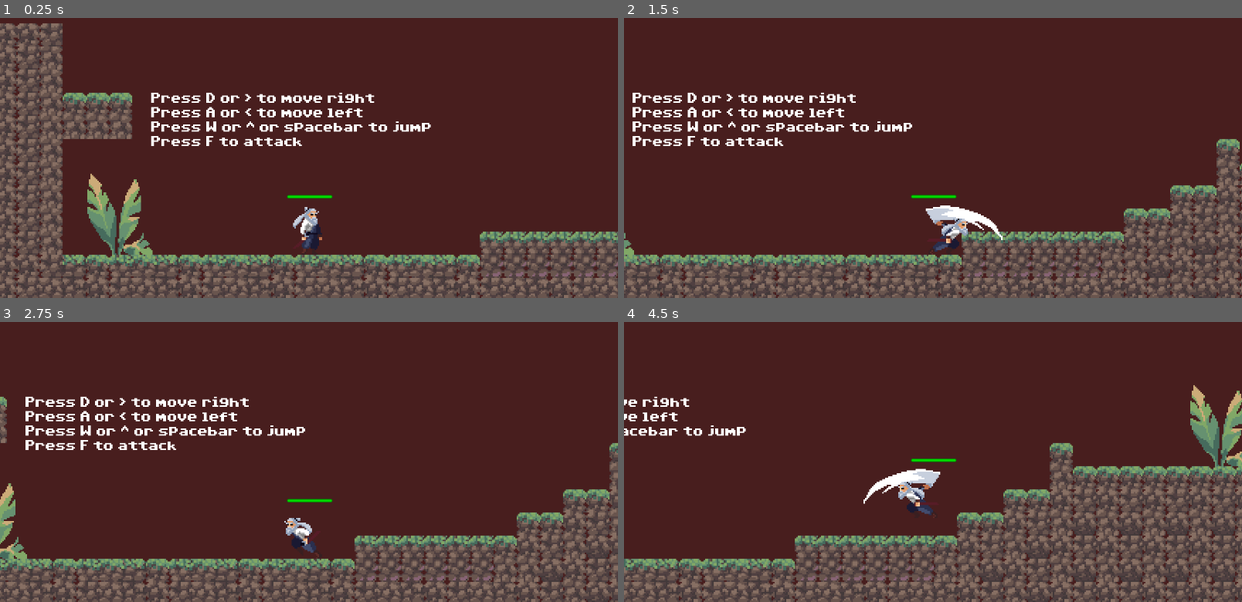
Above: before the commit, frames 1-4 (two rows, left to right).
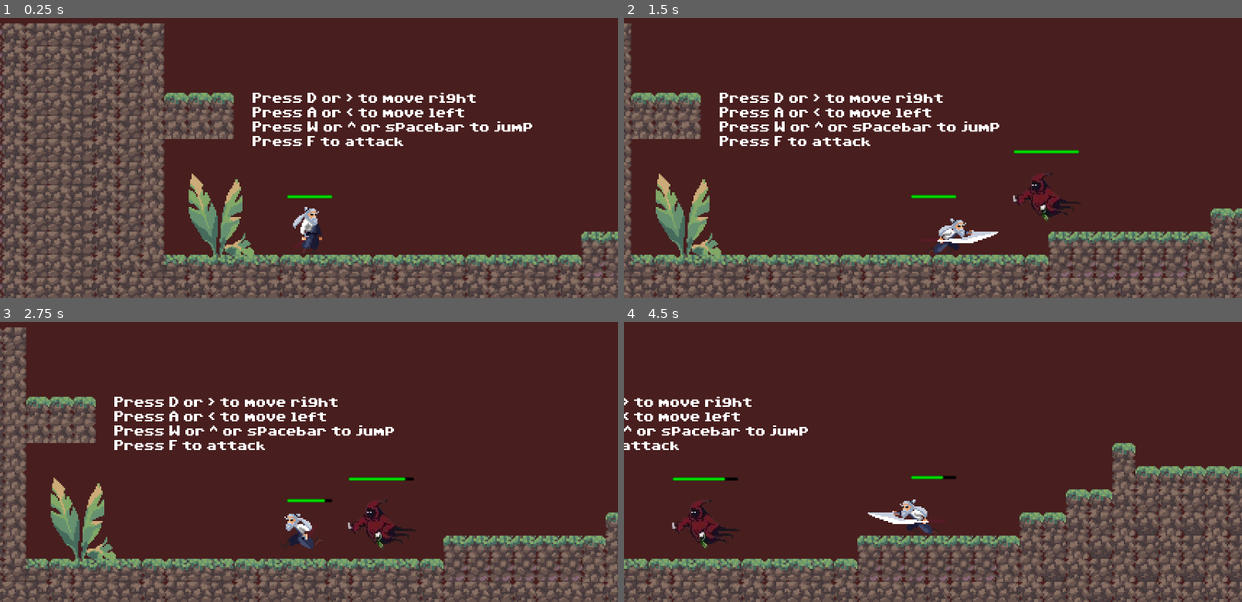
Above: after the commit, the same moments.

Repository: CarlesRa/shadow-of-happiness
Game: Godot game, scene res://scenes/levels/level01/level_01_world.tscn
The game is run twice, just before and just after one commit, with the same random seed, the same clock (stepped at 60 frames per second) and the same inputs. This scene is started directly instead of the project's main scene.
Inputs:
- Up to frame 1 (0.25 s): no input
- Up to frame 2 (1.5 s): tap D at 0.5, 1.25 s; hold Right (move_right) from 0.53 s (still down); tap F (attack) at 0.6, 1.35 s; tap Space (jump) at 0.77 s
- Up to frame 3 (2.75 s): tap Space (jump) at 1.52 s; tap D at 2 s; release Right (move_right) at 2.03 s; hold Left (move_left) from 2.03 s (still down); tap F (attack) at 2.1 s
- Up to frame 4 (4.5 s): tap D at 2.75, 3.5, 4.25 s; release Left (move_left) at 2.78 s; hold Right (move_right) 2.78-4.28 s; tap F (attack) at 2.85, 3.6, 4.35 s; tap Space (jump) at 3.02, 3.77 s; hold Left (move_left) from 4.28 s (still down)

The runs differ from the first frame. In frame 1, 33% of the frame differs, in the area x 0-100%, y 1-100%; in frame 2, 24%; in frame 3, 24%; in frame 4, 26%.

Commit message:
adjust player attack animation and create enemy wizard

Diff:
--- a/scenes/characters/player.tscn
+++ b/scenes/characters/player.tscn
@@ -118,9 +118,9 @@
 "duration": 1.0,
 "texture": SubResource("AtlasTexture_a0os8")
 }],
-"loop": true,
+"loop": false,
 "name": &"attack",
-"speed": 20.0
+"speed": 11.0
 }, {
 "frames": [{
 "duration": 1.0,
@@ -212,7 +212,7 @@
 
 [node name="AnimatedSprite2D" type="AnimatedSprite2D" parent="."]
 sprite_frames = SubResource("SpriteFrames_6ug06")
-animation = &"idle"
+animation = &"attack"
 autoplay = "idle"
 
 [node name="PlayerCollision" type="CollisionShape2D" parent="."]
@@ -265,6 +265,7 @@
 shape = SubResource("RectangleShape2D_eprg2")
 debug_color = Color(0.630473, 0.497089, 0.50358, 0.42)
 
+[connection signal="animation_finished" from="AnimatedSprite2D" to="." method="_on_animated_sprite_2d_animation_finished"]
 [connection signal="animation_looped" from="AnimatedSprite2D" to="." method="_on_animated_sprite_2d_animation_looped"]
 [connection signal="frame_changed" from="AnimatedSprite2D" to="." method="_on_animated_sprite_2d_frame_changed"]
 [connection signal="body_entered" from="AttackAreaRight" to="." method="_on_attack_area_right_body_entered"]
--- a/scenes/characters/slime.tscn
+++ b/scenes/characters/slime.tscn
@@ -109,7 +109,7 @@
 }],
 "loop": true,
 "name": &"attack",
-"speed": 8.0
+"speed": 15.0
 }, {
 "frames": [{
 "duration": 1.0,
@@ -182,7 +182,7 @@
 }]
 
 [sub_resource type="RectangleShape2D" id="RectangleShape2D_8yvdp"]
-size = Vector2(25, 13)
+size = Vector2(25, 3)
 
 [sub_resource type="RectangleShape2D" id="RectangleShape2D_btqmq"]
 size = Vector2(28, 11)
@@ -199,12 +199,10 @@
 
 [node name="SlimeAnimation" type="AnimatedSprite2D" parent="."]
 sprite_frames = SubResource("SpriteFrames_gmxy7")
-animation = &"hurt"
-frame = 2
-frame_progress = 0.484065
+animation = &"attack"
 
 [node name="CollisionShape2D" type="CollisionShape2D" parent="."]
-position = Vector2(0.5, 4.5)
+position = Vector2(0.5, 9.5)
 shape = SubResource("RectangleShape2D_8yvdp")
 
 [node name="PlayerDetectArea" type="Area2D" parent="."]
@@ -227,5 +225,5 @@
 bus = &"Slime"
 
 [connection signal="animation_looped" from="SlimeAnimation" to="." method="_on_animation_looped"]
-[connection signal="body_entered" from="PlayerDetectArea" to="." method="_on_area_2d_body_entered"]
+[connection signal="body_entered" from="PlayerDetectArea" to="." method="_on_player_detect_area_body_entered"]
 [connection signal="body_exited" from="PlayerDetectArea" to="." method="_on_player_detect_area_body_exited"]
--- /dev/null
+++ b/scenes/characters/wizard.tscn
@@ -0,0 +1,241 @@
+[gd_scene load_steps=31 format=3 uid="uid://s3xrwlqggblk"]
+
+[ext_resource type="Script" path="res://scripts/enemies/wizard.gd" id="1_mxugb"]
+[ext_resource type="Texture2D" uid="uid://brk00n5ffhyub" path="res://assets/characters/wizard/wizard_death-removebg-preview.png" id="3_qoyl6"]
+[ext_resource type="Texture2D" uid="uid://mdg4akww6s6n" path="res://assets/characters/wizard/wizard_fly_forward-removebg-preview (1).png" id="4_3fib5"]
+[ext_resource type="PackedScene" uid="uid://cwxi1d6lr4gbe" path="res://scenes/ui/life_bar.tscn" id="4_qgw7n"]
+
+[sub_resource type="AtlasTexture" id="AtlasTexture_81wfk"]
+atlas = ExtResource("4_3fib5")
+region = Rect2(0, 0, 80, 80)
+
+[sub_resource type="AtlasTexture" id="AtlasTexture_4vloq"]
+atlas = ExtResource("4_3fib5")
+region = Rect2(80, 0, 80, 80)
+
+[sub_resource type="AtlasTexture" id="AtlasTexture_aobj2"]
+atlas = ExtResource("4_3fib5")
+region = Rect2(160, 0, 80, 80)
+
+[sub_resource type="AtlasTexture" id="AtlasTexture_lblne"]
+atlas = ExtResource("4_3fib5")
+region = Rect2(240, 0, 80, 80)
+
+[sub_resource type="AtlasTexture" id="AtlasTexture_0vity"]
+atlas = ExtResource("4_3fib5")
+region = Rect2(320, 0, 80, 80)
+
+[sub_resource type="AtlasTexture" id="AtlasTexture_61fax"]
+atlas = ExtResource("4_3fib5")
+region = Rect2(400, 0, 80, 80)
+
+[sub_resource type="AtlasTexture" id="AtlasTexture_ph6lb"]
+atlas = ExtResource("3_qoyl6")
+region = Rect2(0, 0, 80, 80)
+
+[sub_resource type="AtlasTexture" id="AtlasTexture_i21ij"]
+atlas = ExtResource("3_qoyl6")
+region = Rect2(80, 0, 80, 80)
+
+[sub_resource type="AtlasTexture" id="AtlasTexture_1quxf"]
+atlas = ExtResource("3_qoyl6")
+region = Rect2(160, 0, 80, 80)
+
+[sub_resource type="AtlasTexture" id="AtlasTexture_nhtxq"]
+atlas = ExtResource("3_qoyl6")
+region = Rect2(240, 0, 80, 80)
+
+[sub_resource type="AtlasTexture" id="AtlasTexture_drx7k"]
+atlas = ExtResource("3_qoyl6")
+region = Rect2(320, 0, 80, 80)
+
+[sub_resource type="AtlasTexture" id="AtlasTexture_albei"]
+atlas = ExtResource("3_qoyl6")
+region = Rect2(400, 0, 80, 80)
+
+[sub_resource type="AtlasTexture" id="AtlasTexture_1ju8x"]
+atlas = ExtResource("3_qoyl6")
+region = Rect2(480, 0, 80, 80)
+
+[sub_resource type="AtlasTexture" id="AtlasTexture_5uhka"]
+atlas = ExtResource("3_qoyl6")
+region = Rect2(560, 0, 80, 80)
+
+[sub_resource type="AtlasTexture" id="AtlasTexture_aioxk"]
+atlas = ExtResource("3_qoyl6")
+region = Rect2(640, 0, 80, 80)
+
+[sub_resource type="AtlasTexture" id="AtlasTexture_6h6ty"]
+atlas = ExtResource("3_qoyl6")
+region = Rect2(720, 0, 80, 80)
+
+[sub_resource type="AtlasTexture" id="AtlasTexture_v7vf3"]
+atlas = ExtResource("3_qoyl6")
+region = Rect2(0, 0, 80, 80)
+
+[sub_resource type="AtlasTexture" id="AtlasTexture_h7d3i"]
+atlas = ExtResource("3_qoyl6")
+region = Rect2(80, 0, 80, 80)
+
+[sub_resource type="AtlasTexture" id="AtlasTexture_6w3tx"]
+atlas = ExtResource("3_qoyl6")
+region = Rect2(160, 0, 80, 80)
+
+[sub_resource type="AtlasTexture" id="AtlasTexture_jfgwb"]
+atlas = ExtResource("3_qoyl6")
+region = Rect2(240, 0, 80, 80)
+
+[sub_resource type="AtlasTexture" id="AtlasTexture_3thv8"]
+atlas = ExtResource("4_3fib5")
+region = Rect2(240, 0, 80, 80)
+
+[sub_resource type="AtlasTexture" id="AtlasTexture_eyld2"]
+atlas = ExtResource("4_3fib5")
+region = Rect2(320, 0, 80, 80)
+
+[sub_resource type="AtlasTexture" id="AtlasTexture_m2bme"]
+atlas = ExtResource("4_3fib5")
+region = Rect2(400, 0, 80, 80)
+
+[sub_resource type="SpriteFrames" id="SpriteFrames_8ttyn"]
+animations = [{
+"frames": [{
+"duration": 1.0,
+"texture": SubResource("AtlasTexture_81wfk")
+}, {
+"duration": 1.0,
+"texture": SubResource("AtlasTexture_4vloq")
+}, {
+"duration": 1.0,
+"texture": SubResource("AtlasTexture_aobj2")
+}, {
+"duration": 1.0,
+"texture": SubResource("AtlasTexture_lblne")
+}, {
+"duration": 1.0,
+"texture": SubResource("AtlasTexture_0vity")
+}, {
+"duration": 1.0,
+"texture": SubResource("AtlasTexture_61fax")
+}],
+"loop": true,
+"name": &"attack",
+"speed": 18.0
+}, {
+"frames": [{
+"duration": 1.0,
+"texture": SubResource("AtlasTexture_ph6lb")
+}, {
+"duration": 1.0,
+"texture": SubResource("AtlasTexture_i21ij")
+}, {
+"duration": 1.0,
+"texture": SubResource("AtlasTexture_1quxf")
+}, {
+"duration": 1.0,
+"texture": SubResource("AtlasTexture_nhtxq")
+}, {
+"duration": 1.0,
+"texture": SubResource("AtlasTexture_drx7k")
+}, {
+"duration": 1.0,
+"texture": SubResource("AtlasTexture_albei")
+}, {
+"duration": 1.0,
+"texture": SubResource("AtlasTexture_1ju8x")
+}, {
+"duration": 1.0,
+"texture": SubResource("AtlasTexture_5uhka")
+}, {
+"duration": 1.0,
+"texture": SubResource("AtlasTexture_aioxk")
+}, {
+"duration": 1.0,
+"texture": SubResource("AtlasTexture_6h6ty")
+}],
+"loop": true,
+"name": &"death",
+"speed": 6.0
+}, {
+"frames": [{
+"duration": 1.0,
+"texture": SubResource("AtlasTexture_v7vf3")
+}, {
+"duration": 1.0,
+"texture": SubResource("AtlasTexture_h7d3i")
+}, {
+"duration": 1.0,
+"texture": SubResource("AtlasTexture_6w3tx")
+}, {
+"duration": 1.0,
+"texture": SubResource("AtlasTexture_jfgwb")
+}],
+"loop": true,
+"name": &"hurt",
+"speed": 15.0
+}, {
+"frames": [{
+"duration": 1.0,
+"texture": SubResource("AtlasTexture_3thv8")
+}, {
+"duration": 1.0,
+"texture": SubResource("AtlasTexture_eyld2")
+}, {
+"duration": 1.0,
+"texture": SubResource("AtlasTexture_m2bme")
+}],
+"loop": true,
+"name": &"walk",
+"speed": 5.0
+}]
+
+[sub_resource type="RectangleShape2D" id="RectangleShape2D_x4j2t"]
+size = Vector2(45, 21)
+
+[sub_resource type="RectangleShape2D" id="RectangleShape2D_tr6cw"]
+size = Vector2(51, 45)
+
+[node name="Wizard" type="CharacterBody2D"]
+collision_layer = 0
+collision_mask = 0
+script = ExtResource("1_mxugb")
+
+[node name="WizardAnimation" type="AnimatedSprite2D" parent="."]
+position = Vector2(6, -7.25)
+scale = Vector2(0.65, 0.83125)
+sprite_frames = SubResource("SpriteFrames_8ttyn")
+animation = &"attack"
+flip_h = true
+
+[node name="LifeBar" parent="." instance=ExtResource("4_qgw7n")]
+offset_left = -17.0
+offset_top = -40.0
+offset_right = 28.0
+offset_bottom = -38.0
+max_value = 150.0
+value = 150.0
+
+[node name="CollisionShape2D" type="CollisionShape2D" parent="."]
+position = Vector2(6.5, 5.5)
+shape = SubResource("RectangleShape2D_x4j2t")
+
+[node name="RayCastLeft" type="RayCast2D" parent="."]
+target_position = Vector2(-49, 13)
+
+[node name="RayCastRight" type="RayCast2D" parent="."]
+target_position = Vector2(45, 12)
+
+[node name="AudioPlayer" type="AudioStreamPlayer2D" parent="."]
+
+[node name="PlayerDetectArea" type="Area2D" parent="."]
+collision_layer = 8
+collision_mask = 2
+
+[node name="CollisionShape2D" type="CollisionShape2D" parent="PlayerDetectArea"]
+position = Vector2(7.5, -6.5)
+shape = SubResource("RectangleShape2D_tr6cw")
+debug_color = Color(0.836483, 0.339239, 0.492297, 0.42)
+
+[connection signal="animation_looped" from="WizardAnimation" to="." method="_on_animation_looped"]
+[connection signal="body_entered" from="PlayerDetectArea" to="." method="_on_player_detect_area_body_entered"]
+[connection signal="body_exited" from="PlayerDetectArea" to="." method="_on_player_detect_area_body_exited"]
--- a/scenes/levels/level01/level_01_world.tscn
+++ b/scenes/levels/level01/level_01_world.tscn
@@ -6,6 +6,7 @@
 [ext_resource type="Texture2D" uid="uid://b7ipb055rw3nj" path="res://assets/sprites/Green Tile V1.1.png" id="2_yrxbx"]
 [ext_resource type="PackedScene" uid="uid://ckd3v1rplba1l" path="res://scenes/global/killzone.tscn" id="5_iev21"]
 [ext_resource type="PackedScene" uid="uid://kajmyt65jy1x" path="res://scenes/characters/slime.tscn" id="5_tvepu"]
+[ext_resource type="PackedScene" uid="uid://s3xrwlqggblk" path="res://scenes/characters/wizard.tscn" id="6_c34da"]
 [ext_resource type="FontFile" uid="uid://dleqlbke7wkm2" path="res://assets/fonts/c-64.ttf" id="7_wt5dd"]
 
 [sub_resource type="TileSetAtlasSource" id="TileSetAtlasSource_d52qs"]
@@ -133,7 +134,7 @@
 tile_set = SubResource("TileSet_vsie0")
 
 [node name="Player" parent="." instance=ExtResource("2_eem7t")]
-position = Vector2(-231, -33)
+position = Vector2(-301, -34)
 
 [node name="Enemies" type="Node" parent="."]
 
@@ -147,6 +148,12 @@
 
 [node name="Slime3" parent="Enemies" instance=ExtResource("5_tvepu")]
 position = Vector2(388, -74)
+collision_mask = 3
+
+[node name="Wizard" parent="Enemies" instance=ExtResource("6_c34da")]
+position = Vector2(-29, -48)
+disable_mode = 1
+collision_layer = 8
 collision_mask = 3
 
 [node name="Killzone" parent="." instance=ExtResource("5_iev21")]
--- a/scripts/enemies/enemy_base.gd
+++ b/scripts/enemies/enemy_base.gd
@@ -3,13 +3,13 @@
 @export var player_detected = false
 @export var is_death = false
 @export var direction = -1
-@export var attack_amount: int
-@export var speed: int
-
+@export var attack_amount: float
+@export var speed: float
 @export var sfx_walk: Resource
 @export var sfx_attack: Resource
 @export var sfx_attacked: Resource
 
+var flaying_enemy: bool = false
 var animation: AnimatedSprite2D
 var ray_cast_left: RayCast2D
 var ray_cast_right: RayCast2D
@@ -22,12 +22,11 @@
 
 func _physics_process(delta: float) -> void:
 	handle_gravity(delta)
-	if is_death: return
 	handle_direction()
 	move_and_slide()
 
 func handle_gravity(delta: float) -> void:
-	if not is_on_floor():
+	if not is_on_floor() and not flaying_enemy:
 		velocity += get_gravity() * delta
 
 func handle_direction() -> void:
@@ -39,7 +38,7 @@
 	velocity.x = direction * speed
 	animation.flip_h = direction > 0
 
-func _on_area_2d_body_entered(body: Node2D) -> void:
+func _on_player_detect_area_body_entered(body: Node2D) -> void:
 	if body.name == Consts.PLAYER:
 		player_detected = true
 		attack()
@@ -67,21 +66,25 @@
 		die()
 
 func walk() -> void:
+	if is_death: return
 	animation.play(Consts.ANIMATION_WALK)
 	AudioUtil.load_sfx(audio_player, sfx_walk)
 	audio_player.play()
 
 func attack() -> void:
+	if is_death: return
 	animation.play(Consts.ANIMATION_ATTACK)
 	AudioUtil.load_sfx(audio_player, sfx_attack)
 	audio_player.play()
 
 func attacked() -> void:
+	if is_death: return
 	animation.play(Consts.ANIMATION_HURT)
 	AudioUtil.load_sfx(audio_player, sfx_attacked)
 	audio_player.play()
 
 func die() -> void:
+	direction = 0
 	animation.play(Consts.ANIMATION_DEATH)
 
 func enable_audio() -> void:
--- /dev/null
+++ b/scripts/enemies/wizard.gd
@@ -0,0 +1,14 @@
+extends "res://scripts/enemies/enemy_base.gd"
+
+func _ready() -> void:
+	animation = $WizardAnimation
+	ray_cast_left = $RayCastLeft
+	ray_cast_right = $RayCastRight
+	audio_player = $AudioPlayer
+	life_bar = $LifeBar
+	attack_amount = 15
+	speed = 60.0
+	sfx_walk = preload("res://audio/sfx/slime_run_sfx.wav")
+	sfx_attack = preload("res://audio/sfx/slime_bite.wav")
+	sfx_attacked = preload("res://audio/sfx/enemie_attacked_01.wav")
+	super()
--- a/scripts/player/player.gd
+++ b/scripts/player/player.gd
@@ -1,10 +1,9 @@
 extends CharacterBody2D
 
-const SPEED = 100.0
+const SPEED = 110.0
 const JUMP_VELOCITY = -300.0
 const START_POSITION = Vector2()
 const SIGNAL_ATTACK_PLAYER = "attack_player"
-
 var is_attacking: bool = false
 var sfx_sword: AudioStream = load("res://audio/sfx/sword_sfx.wav")
 var sfx_run: AudioStream = load("res://audio/sfx/running_sfx.wav")
@@ -75,12 +74,12 @@
 	if Input.is_action_just_pressed(Consts.ANIMATION_JUMP) and is_on_floor():
 		velocity.y = JUMP_VELOCITY
 
-func _on_animated_sprite_2d_animation_looped() -> void:
+func _on_animated_sprite_2d_animation_finished() -> void:
 	if animated_sprite.animation == Consts.ANIMATION_ATTACK:
-		is_attacking = false
+		animated_sprite.play(Consts.ANIMATION_IDLE)
 		attack_collision_right.disabled = true
 		attack_collision_left.disabled = true
-		animated_sprite.play(Consts.ANIMATION_IDLE)
+		is_attacking = false
 
 func _on_animated_sprite_2d_frame_changed() -> void:
 	if (animated_sprite.animation != Consts.ANIMATION_RUN): return
Binary file removed: assets/characters/wizard/wizard attack.png
Binary file removed: assets/characters/wizard/wizard death.png
Binary file removed: assets/characters/wizard/wizard fly forward.png
Binary file removed: assets/characters/wizard/wizard idle.png
Not shown, removed: assets/characters/wizard/wizard idle.png.import
Binary file added: assets/characters/wizard/wizard_attack-removebg-preview.png
Not shown, changed: assets/characters/wizard/wizard_attack-removebg-preview.png.import
Binary file added: assets/characters/wizard/wizard_death-removebg-preview.png
Not shown, changed: assets/characters/wizard/wizard_death-removebg-preview.png.import
Binary file added: assets/characters/wizard/wizard_fly_forward-removebg-preview (1).png
Not shown, changed: assets/characters/wizard/wizard_fly_forward-removebg-preview (1).png.import
Not shown: 1 places in scenes/levels/level01/level_01_world.tscn that only renumber resources
